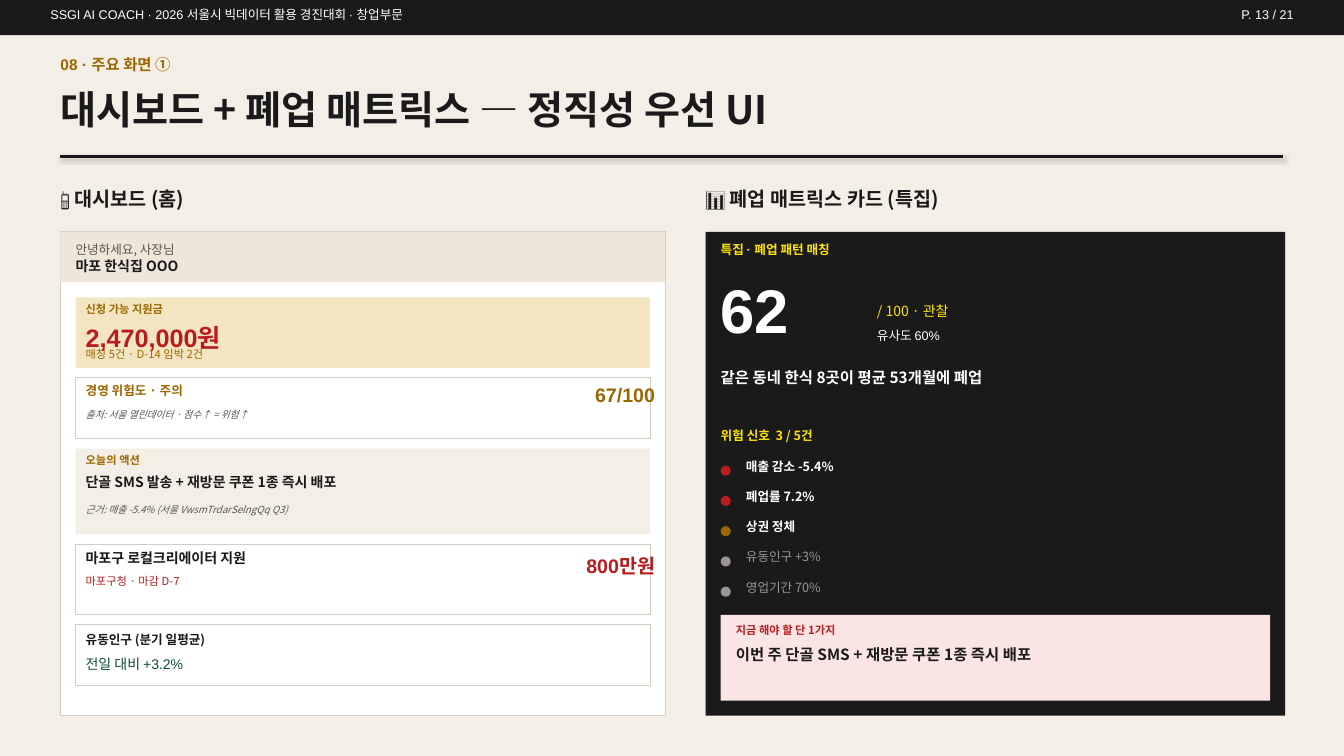
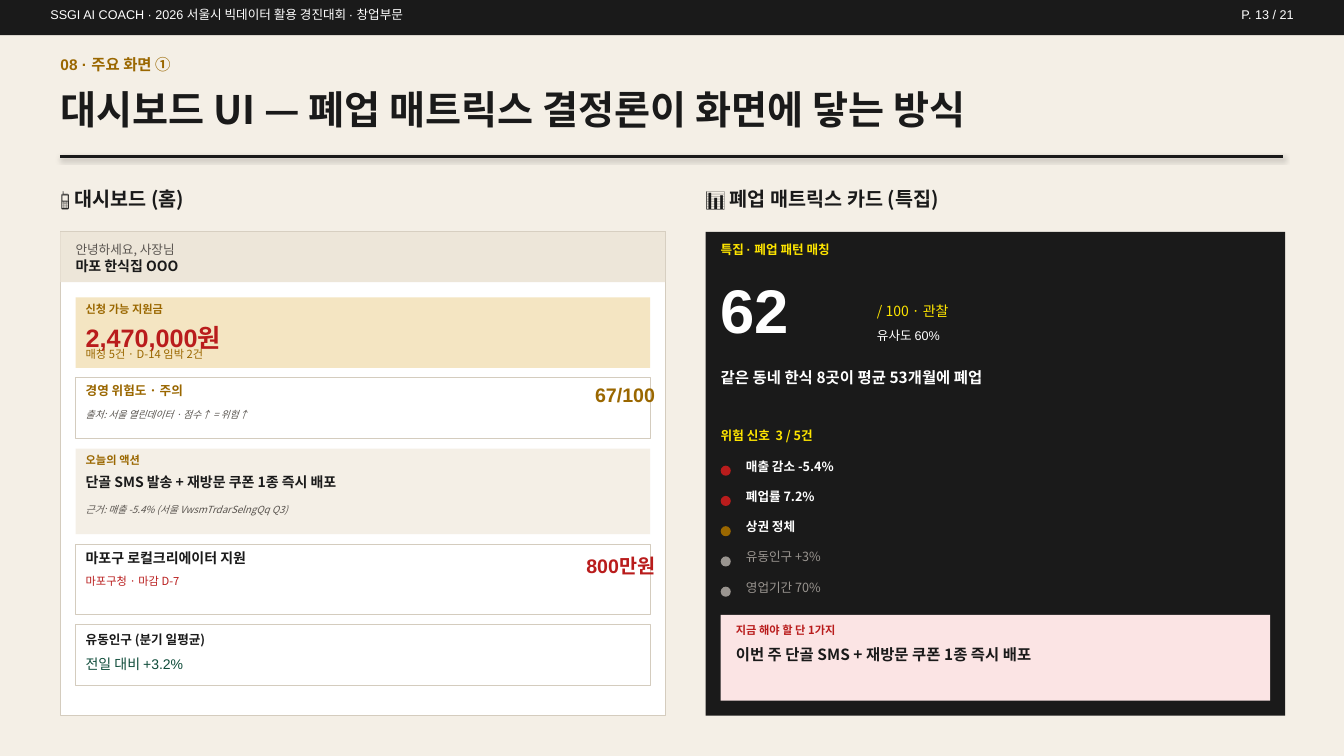
Before and after one commit to Tok-Baro/SSGI_AI_Coach, a slide deck: slide 13 of SSGI_AI_경영코치_상세기획서.pptx. Drawn at 1344x756 pixels with LibreOffice and Linux fonts; fonts in the diff are those of the drawing. Boxes give left, top, right and bottom in pixels: in the first picture for what was removed or moved away, otherwise in the second. Text is boxed around its words. In the diff, an @@ line names an element or a change of style, - is before the commit and + after.

```diff
--- a/SSGI_AI_경영코치_상세기획서.pptx
+++ b/SSGI_AI_경영코치_상세기획서.pptx
@@ text at box(60, 91, 966, 128): text changed @@
-대시보드 + 폐업 매트릭스 — 정직성 우선 UI
+대시보드 UI — 폐업 매트릭스 결정론이 화면에 닿는 방식
```
Also in this commit, not shown: 8 other slides changed.
